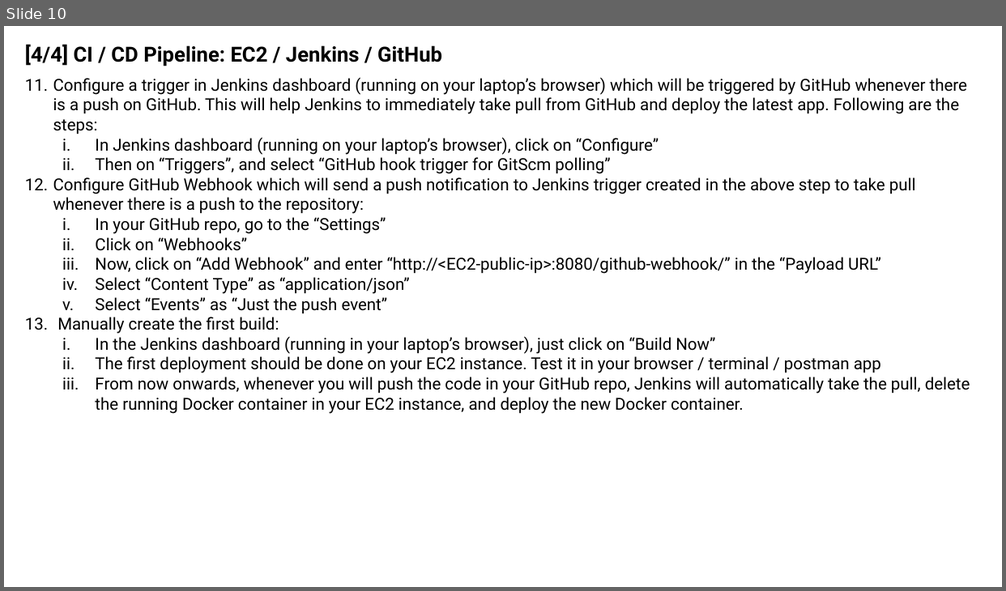
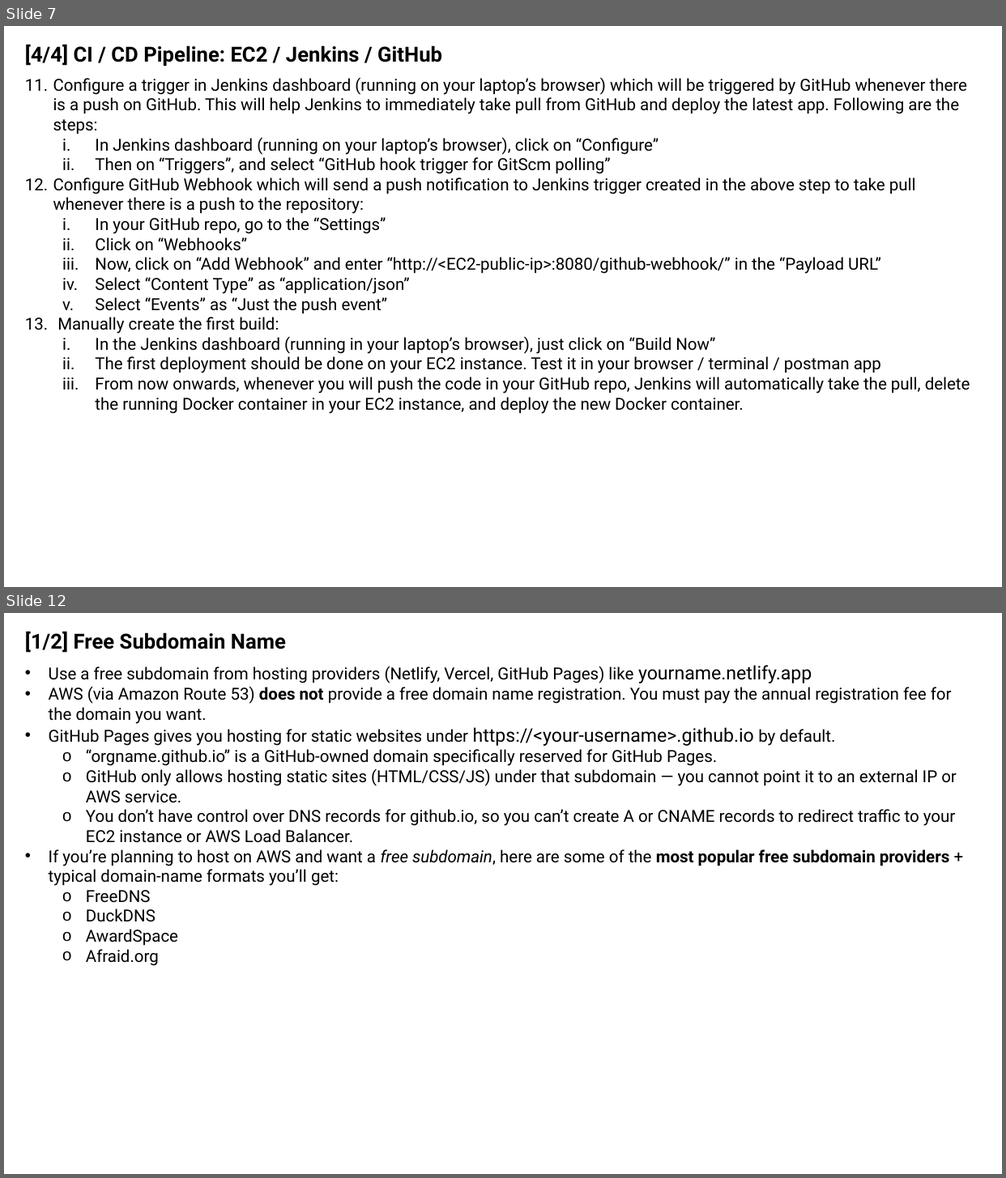
Before and after one commit to sansinghsanjay/sanjays_app, a slide deck: architecture.pptx. Shown one above the other, each under a label of ours: slide 10 before the commit, slides 7 and 12 after it; the slides between them are not shown. The pictures are 1006x591 and 1006x1178 pixels, drawn with LibreOffice and Linux fonts; fonts in the diff are those of the drawing; background and template pictures are left out. Boxes give left, top, right and bottom in pixels: in the first picture for what was removed or moved away, otherwise in the second. Text is boxed around its words. In the diff, an @@ line names an element or a change of style, - is before the commit and + after.

```diff
--- a/architecture.pptx
+++ b/architecture.pptx
@@ slide 12 added at (4, 613, 1002, 1174), background #FFFFFF @@
@@ text added at (25, 631, 286, 653), 20 pt, text #000000, bold @@
+[1/2] Free Subdomain Name
@@ text added at (49, 665, 957, 966), 16 pt, text #000000 @@
+• Use a free subdomain from hosting providers (Netlify, Vercel, GitHub Pages) like yourname.netlify.app
+• AWS (via Amazon Route 53) does not provide a free domain name registration. You must pay the annual registration fee for the domain you want.
+• GitHub Pages gives you hosting for static websites under https://<your-username>.github.io by default.
+  o “orgname.github.io” is a GitHub-owned domain specifically reserved for GitHub Pages.
+  o GitHub only allows hosting static sites (HTML/CSS/JS) under that subdomain — you cannot point it to an external IP or AWS service.
+  o You don’t have control over DNS records for github.io, so you can’t create A or CNAME records to redirect traffic to your EC2 instance or AWS Load Balancer.
+• If you’re planning to host on AWS and want a free subdomain, here are some of the most popular free subdomain providers + typical domain-name formats you’ll get:
+  o FreeDNS
+  o DuckDNS
+  o AwardSpace
+  o Afraid.org
@@ what was slide 10 is now slide 7 @@
```
Also in this commit, not shown: 7 other slides added, 13 slides removed, 3 other files.
